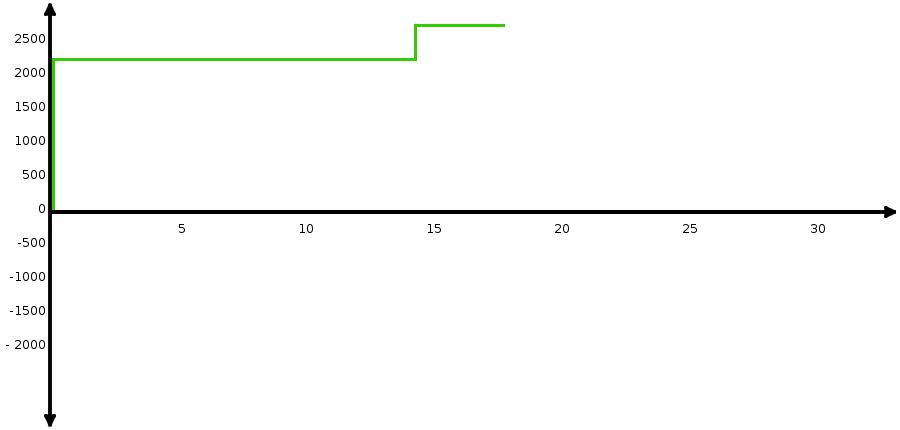
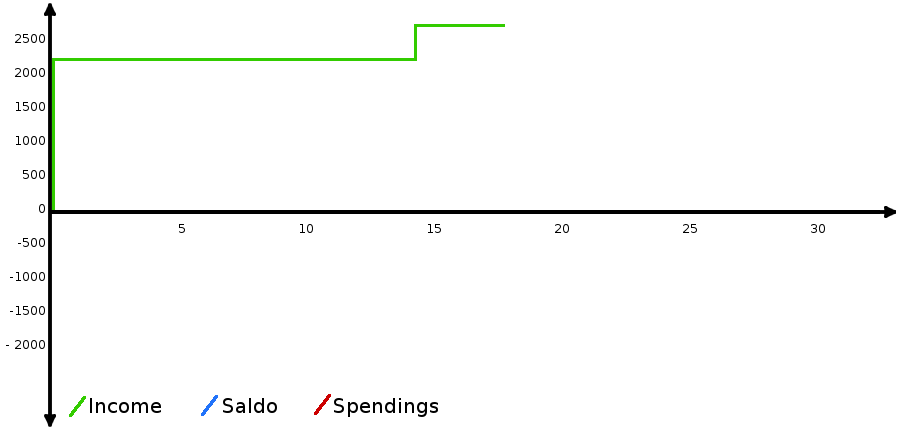
Layers edited between the first and the second 900×430 image:
painted on "diagram-left.png" over [69, 394, 438, 417]
